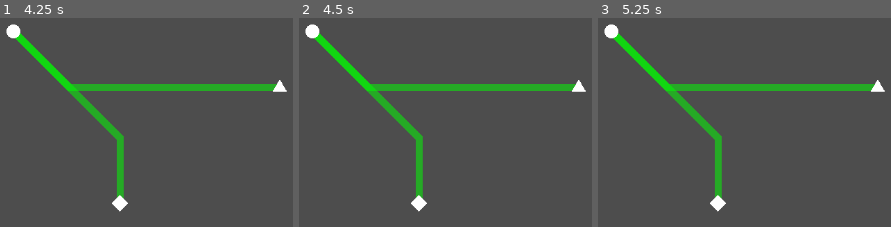
Above: before the commit, frames 1-3 (left to right).
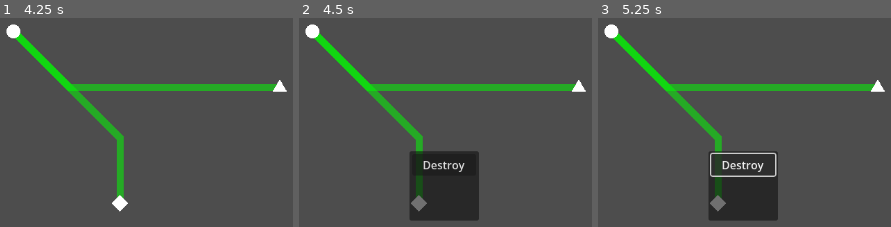
Above: after the commit, the same moments.

Repository: 9thAzure/CarbonCommuter
Game: Godot game, scene res://main/main.tscn
The game is run twice, just before and just after one commit, with the same random seed, the same clock (stepped at 60 frames per second) and the same inputs.
Inputs (mouse positions are in pixels of both pictures, inside the frame that each line leads up to):
- Up to frame 1 (4.25 s): tap Enter at 0.5, 2, 3.5 s; move the mouse to (outside the picture) at 0.52 s; click (outside the picture) at 0.67 s; tap Space at 1.25, 2.75 s; move the mouse to (outside the picture) at 1.27 s; click (outside the picture) at 1.42 s; move the mouse to (outside the picture) at 2.02 s; click (outside the picture) at 2.17 s; move the mouse to (outside the picture) at 2.77 s; click (outside the picture) at 2.92 s; move the mouse to (outside the picture) at 3.52 s; click (outside the picture) at 3.67 s
- Up to frame 2 (4.5 s): tap Space at 4.25 s; move the mouse to (410, 151) at 4.27 s; click (410, 151) at 4.42 s
- Up to frame 3 (5.25 s): click (744, 164) at 5 s, where only the run after the commit has a clickable "Destroy"

Frame 1 is identical in both runs. In frame 2, 7.6% of the frame differs, in the area x 37-62%, y 63-97%; in frame 3, 7.5%.

Commit message:
Added menus for interacting with stations/lines

Diff:
--- a/main/main.tscn
+++ b/main/main.tscn
@@ -1,7 +1,8 @@
-[gd_scene load_steps=3 format=3 uid="uid://uyxbuxwhflhv"]
+[gd_scene load_steps=4 format=3 uid="uid://uyxbuxwhflhv"]
 
 [ext_resource type="PackedScene" uid="uid://b0bpoejkkx6vl" path="res://transport/station/station.tscn" id="1_53q0u"]
 [ext_resource type="PackedScene" uid="uid://b6qffreg11fit" path="res://transport/line/line.tscn" id="2_pjrb6"]
+[ext_resource type="PackedScene" uid="uid://7hbacueo444g" path="res://menu/popup_manager/popup_manager.tscn" id="3_xwkvk"]
 
 [node name="Main" type="Node"]
 
@@ -23,3 +24,5 @@
 [node name="Line2" parent="." node_paths=PackedStringArray("station1", "station2") instance=ExtResource("2_pjrb6")]
 station1 = NodePath("../Station")
 station2 = NodePath("../Station3")
+
+[node name="PopupManager" parent="." instance=ExtResource("3_xwkvk")]
--- /dev/null
+++ b/menu/popup_manager/line_menu/line_menu.gd
@@ -0,0 +1,12 @@
+extends PopupPanel
+
+var current_line : Line = null
+
+func popup_line(line: Line) -> void:
+	assert(line)
+	current_line = line
+	var popup_size := Rect2i(line.get_global_mouse_position(), size)
+	popup.call_deferred(popup_size)
+
+func _on_about_to_popup() -> void:
+	assert(current_line)
--- /dev/null
+++ b/menu/popup_manager/line_menu/line_menu.tscn
@@ -0,0 +1,18 @@
+[gd_scene load_steps=2 format=3 uid="uid://d3c8iji7ox7xe"]
+
+[ext_resource type="Script" uid="uid://cl2c1evi1gy3b" path="res://menu/popup_manager/line_menu/line_menu.gd" id="1_cvajg"]
+
+[node name="LineMenu" type="PopupPanel"]
+oversampling_override = 1.0
+visible = true
+script = ExtResource("1_cvajg")
+
+[node name="VBoxContainer" type="VBoxContainer" parent="."]
+offset_left = 4.0
+offset_top = 4.0
+offset_right = 96.0
+offset_bottom = 96.0
+
+[node name="Button" type="Button" parent="VBoxContainer"]
+layout_mode = 2
+text = "Destroy"
--- /dev/null
+++ b/menu/popup_manager/popup_manager.gd
@@ -0,0 +1,16 @@
+extends Control
+
+@onready
+var station_popup : PopupPanel = %"StationMenu"
+
+@onready
+var line_popup : PopupPanel = %"LineMenu"
+
+func _gui_input(event: InputEvent) -> void:
+	if event is InputEventMouseButton and event.pressed:
+		var found_node := Picker.get_object_at(event.global_position)
+		print(found_node)
+		if found_node is Station:
+			station_popup.popup_station(found_node as Station)
+		if found_node is Line:
+			line_popup.popup_line(found_node as Line)
--- /dev/null
+++ b/menu/popup_manager/popup_manager.tscn
@@ -0,0 +1,22 @@
+[gd_scene load_steps=4 format=3 uid="uid://7hbacueo444g"]
+
+[ext_resource type="Script" uid="uid://bvxo8w8bxu434" path="res://menu/popup_manager/popup_manager.gd" id="1_fex28"]
+[ext_resource type="PackedScene" uid="uid://do5hvv3qm5xhh" path="res://menu/popup_manager/station_menu/station_menu.tscn" id="2_15hce"]
+[ext_resource type="PackedScene" uid="uid://d3c8iji7ox7xe" path="res://menu/popup_manager/line_menu/line_menu.tscn" id="3_8evng"]
+
+[node name="PopupManager" type="Control"]
+layout_mode = 3
+anchors_preset = 15
+anchor_right = 1.0
+anchor_bottom = 1.0
+grow_horizontal = 2
+grow_vertical = 2
+script = ExtResource("1_fex28")
+
+[node name="StationMenu" parent="." instance=ExtResource("2_15hce")]
+unique_name_in_owner = true
+visible = false
+
+[node name="LineMenu" parent="." instance=ExtResource("3_8evng")]
+unique_name_in_owner = true
+visible = false
--- /dev/null
+++ b/menu/popup_manager/station_menu/station_menu.gd
@@ -0,0 +1,18 @@
+extends PopupPanel
+
+var current_station : Station = null
+signal create_line(start: Station)
+
+func popup_station(station: Station) -> void:
+	assert(station)
+	current_station = station
+	var popup_size := Rect2i(station.global_position as Vector2i, size)
+	popup.call_deferred(popup_size)
+
+func _on_about_to_popup() -> void:
+	assert(current_station)
+
+
+
+func _on_create_line_button_pressed() -> void:
+	create_line.emit(current_station)
--- /dev/null
+++ b/menu/popup_manager/station_menu/station_menu.tscn
@@ -0,0 +1,22 @@
+[gd_scene load_steps=2 format=3 uid="uid://do5hvv3qm5xhh"]
+
+[ext_resource type="Script" uid="uid://cr7llsiqvr0fn" path="res://menu/popup_manager/station_menu/station_menu.gd" id="1_06ny2"]
+
+[node name="StationMenu" type="PopupPanel"]
+oversampling_override = 1.0
+size = Vector2i(127, 100)
+visible = true
+script = ExtResource("1_06ny2")
+
+[node name="VBoxContainer" type="VBoxContainer" parent="."]
+offset_left = 4.0
+offset_top = 4.0
+offset_right = 123.0
+offset_bottom = 96.0
+
+[node name="CreateLineButton" type="Button" parent="VBoxContainer"]
+layout_mode = 2
+text = "Create Line To"
+
+[connection signal="about_to_popup" from="." to="." method="_on_about_to_popup"]
+[connection signal="pressed" from="VBoxContainer/CreateLineButton" to="." method="_on_create_line_button_pressed"]
--- a/transport/line/line.tscn
+++ b/transport/line/line.tscn
@@ -2,7 +2,8 @@
 
 [ext_resource type="Script" uid="uid://bs3pp0qsm5l6s" path="res://transport/line/line.gd" id="1_vygk5"]
 
-[sub_resource type="CircleShape2D" id="CircleShape2D_vygk5"]
+[sub_resource type="SegmentShape2D" id="SegmentShape2D_vygk5"]
+b = Vector2(0, 0)
 
 [node name="Line" type="Area2D"]
 z_index = -10
@@ -13,4 +14,4 @@
 line_color = Color(0, 1, 0, 0.52156866)
 
 [node name="CollisionShape2D" type="CollisionShape2D" parent="."]
-shape = SubResource("CircleShape2D_vygk5")
+shape = SubResource("SegmentShape2D_vygk5")
--- a/transport/station/station.gd
+++ b/transport/station/station.gd
@@ -1,4 +1,4 @@
-extends Node2D
+extends Area2D
 class_name Station
 
 @export_range(0.1, 10, 0.1, "or_greater")
--- a/utility/picker/picker.gd
+++ b/utility/picker/picker.gd
@@ -18,7 +18,3 @@
 			first_line = node as Line
 
 	return first_line as Area2D
-
-func _unhandled_input(event: InputEvent) -> void:
-	if event is InputEventMouseButton and event.button_index == MOUSE_BUTTON_LEFT and event.pressed:
-		print(get_object_at(event.position))
Not shown, added: menu/popup_manager/line_menu/line_menu.gd.uid
Not shown, added: menu/popup_manager/popup_manager.gd.uid
Not shown, added: menu/popup_manager/station_menu/station_menu.gd.uid
